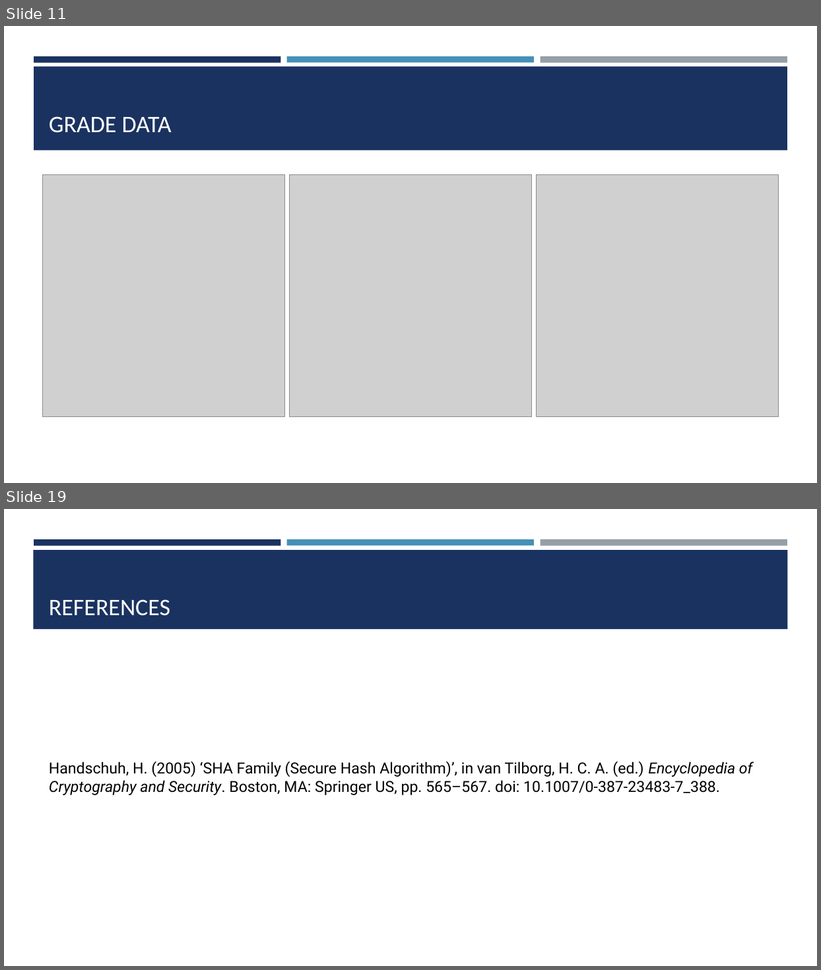
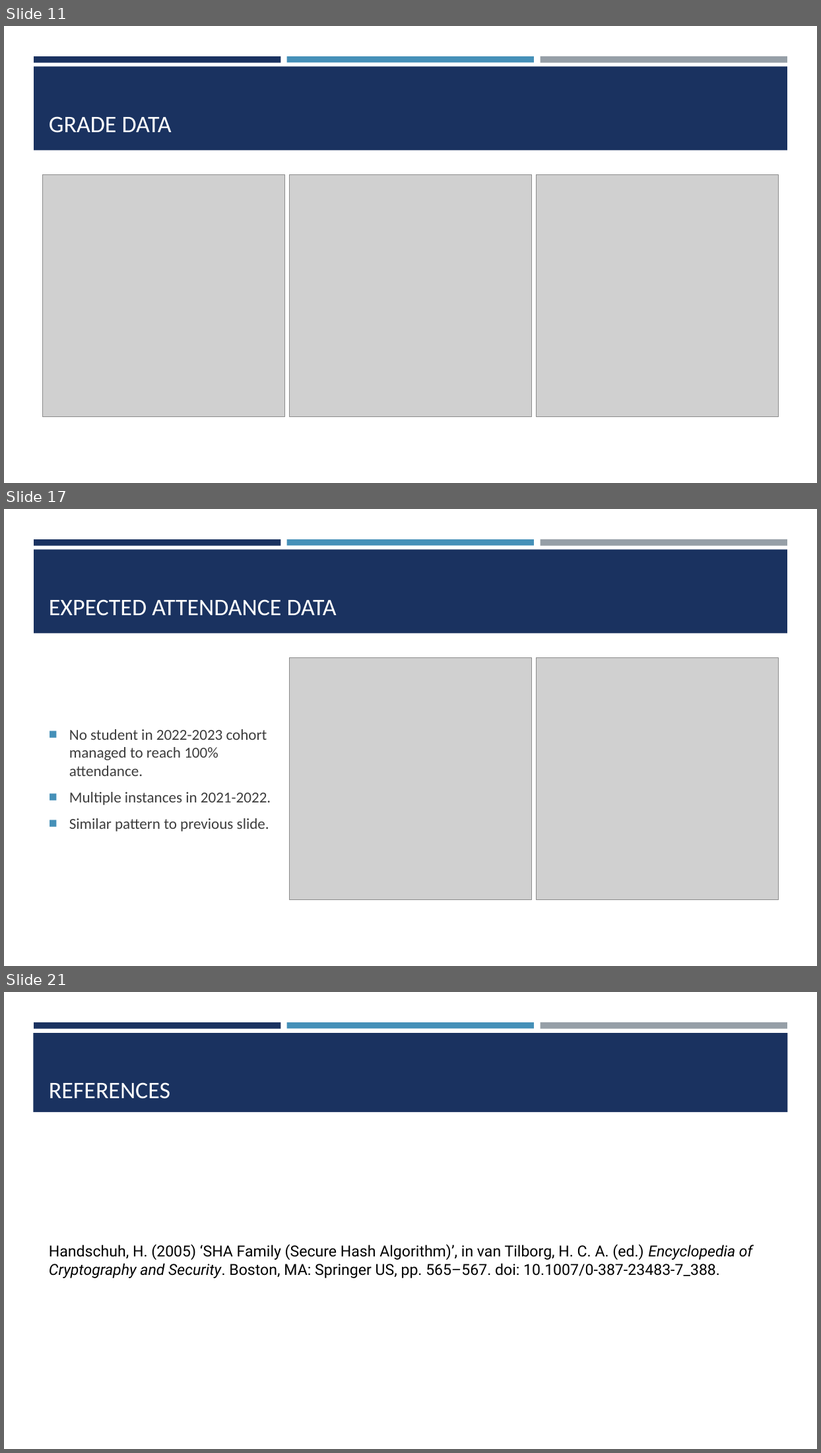
Before and after one commit to ChrisAcornleyPhD/CAP512Data, a slide deck: scripts/CAP512.pptx. Shown one above the other, each under a label of ours: slides 11 and 19 before the commit, slides 11, 17 and 21 after it; the slides between them are not shown. The pictures are 821x970 and 821x1453 pixels, drawn with LibreOffice and Linux fonts; fonts in the diff are those of the drawing; grey boxes stand for pictures. Boxes give left, top, right and bottom in pixels: in the first picture for what was removed or moved away, otherwise in the second. Text is boxed around its words. In the diff, an @@ line names an element or a change of style, - is before the commit and + after.

Commit message:
Completed section on data comparison for presentation

```diff
--- a/scripts/CAP512.pptx
+++ b/scripts/CAP512.pptx
@@ slide 17 added at [4,509,817,966], background #FFFFFF; not listed: 4 template elements that a slide beside it also shows @@
@@ title added at [49,599,337,616], 28 pt, text #FFFFFF @@
+EXPECTED ATTENDANCE DATA
@@ picture added at [290,658,531,900] @@
@@ picture added at [536,658,778,900] @@
@@ text added at [69,729,271,832], 18 pt, text #3D3D3D @@
+■ No student in 2022-2023 cohort managed to reach 100% attendance.
+■ Multiple instances in 2021-2022.
+■ Similar pattern to previous slide.
@@ what was slide 19 is now slide 21 @@
```
Also in this commit, not shown: 4 slides changed, 7 other slides added, 6 slides removed.
